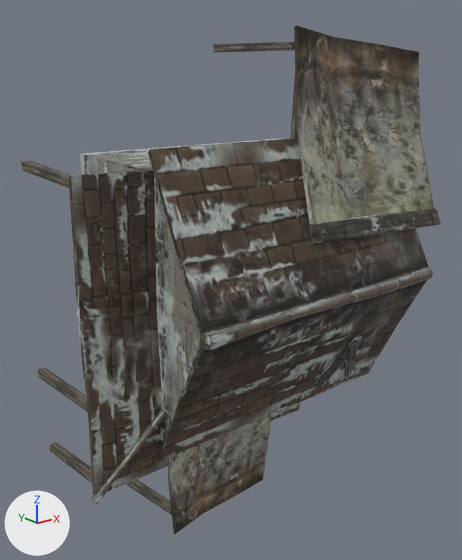
What one commit did to the OBJ model sceneobjs/zhanchang_fuben_191/common/zhanchang_fuben_191_jiunongshe_01.obj.
Both versions are drawn from a 50 mm lens placed at (-256.0, -383.0, 133.0), pointed at (8.0, -54.0, 1.0). Every picture has the same lights, and +X, +Y and +Z are marked at lower left. Where no turn or scale is listed for an object, it has been applied to the vertices. Vertices at the same position are counted once.

The first picture shows 'zhanchang_fuben_191_jiunongshe_01'.
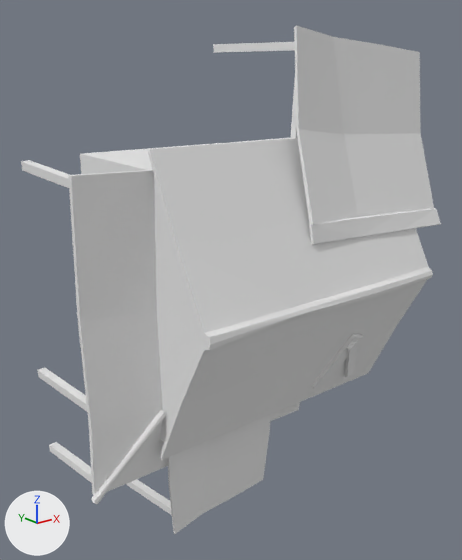
The change, as a list of edits to the scene's bpy script:
```text
Add mat_material_5_1:
    mat_material_5_1 = principled_material('material_5')
    mat_material_5_1.base_color = (0.8, 0.8, 0.8)  # white #e7e7e7
    mat_material_5_1.roughness = 1.0
Add mat_material_2_1:
    mat_material_2_1 = principled_material('material_2')
    mat_material_2_1.base_color = (0.8, 0.8, 0.8)  # white #e7e7e7
    mat_material_2_1.roughness = 1.0
Add mat_material_3_1:
    mat_material_3_1 = principled_material('material_3')
    mat_material_3_1.base_color = (0.8, 0.8, 0.8)  # white #e7e7e7
    mat_material_3_1.roughness = 1.0
Add mat_material_1_1:
    mat_material_1_1 = principled_material('material_1')
    mat_material_1_1.base_color = (0.8, 0.8, 0.8)  # white #e7e7e7
    mat_material_1_1.roughness = 1.0
Add mat_material_4_1:
    mat_material_4_1 = principled_material('material_4')
    mat_material_4_1.base_color = (0.8, 0.8, 0.8)  # white #e7e7e7
    mat_material_4_1.roughness = 1.0
Change me_zhanchang_fuben_191_jiunongshe_01:
    where me_zhanchang_fuben_191_jiunongshe_01.from_pydata(...)  # 350 vertices, 505 faces; spans x -114.0..162.0, y -135.0..0.0, z -167.0..164.0
    used by ob_zhanchang_fuben_191_jiunongshe_01; location = (0.0, 0.0, 0.0)
    me_zhanchang_fuben_191_jiunongshe_01 part 1: all 80 faces that had it switch from mat_material_2 (picture img_zhanchang_fuben_191_shuichefang_01a_png) to mat_material_2_1 (white #e7e7e7)
    me_zhanchang_fuben_191_jiunongshe_01 part 2: all 123 faces that had it switch from mat_material_3 (picture img_zhanchang_fuben_191_cangku_01_wood_01_png) to mat_material_3_1 (white #e7e7e7)
    me_zhanchang_fuben_191_jiunongshe_01 part 3: all 166 faces that had it switch from mat_material_4 (picture img_zhanchang_fuben_191_cangku_01_wapian_01_png) to mat_material_4_1 (white #e7e7e7)
    me_zhanchang_fuben_191_jiunongshe_01 part 4: all 68 faces that had it switch from mat_material_5 (picture img_zhanchang_fuben_191_cangku_01_wood_02_png) to mat_material_5_1 (white #e7e7e7)
    me_zhanchang_fuben_191_jiunongshe_01 part 5: all 68 faces that had it switch from mat_material_1 (picture img_zhanchang_fuben_191_cangku_01_wapian_02_png) to mat_material_1_1 (white #e7e7e7)
```

Boxes [x1, y1, x2, y2] around the edits, measured in the pictures (462 x 560 px):
part 1 of me_zhanchang_fuben_191_jiunongshe_01, recoloured: [168, 25, 434, 534] in both
part 2 of me_zhanchang_fuben_191_jiunongshe_01, recoloured (grey to white): [21, 42, 297, 515] in both
part 3 of me_zhanchang_fuben_191_jiunongshe_01, recoloured: [68, 138, 433, 504] in both
part 4 of me_zhanchang_fuben_191_jiunongshe_01, recoloured: [309, 208, 441, 388] in both
part 5 of me_zhanchang_fuben_191_jiunongshe_01, recoloured: [80, 138, 290, 500] in both
